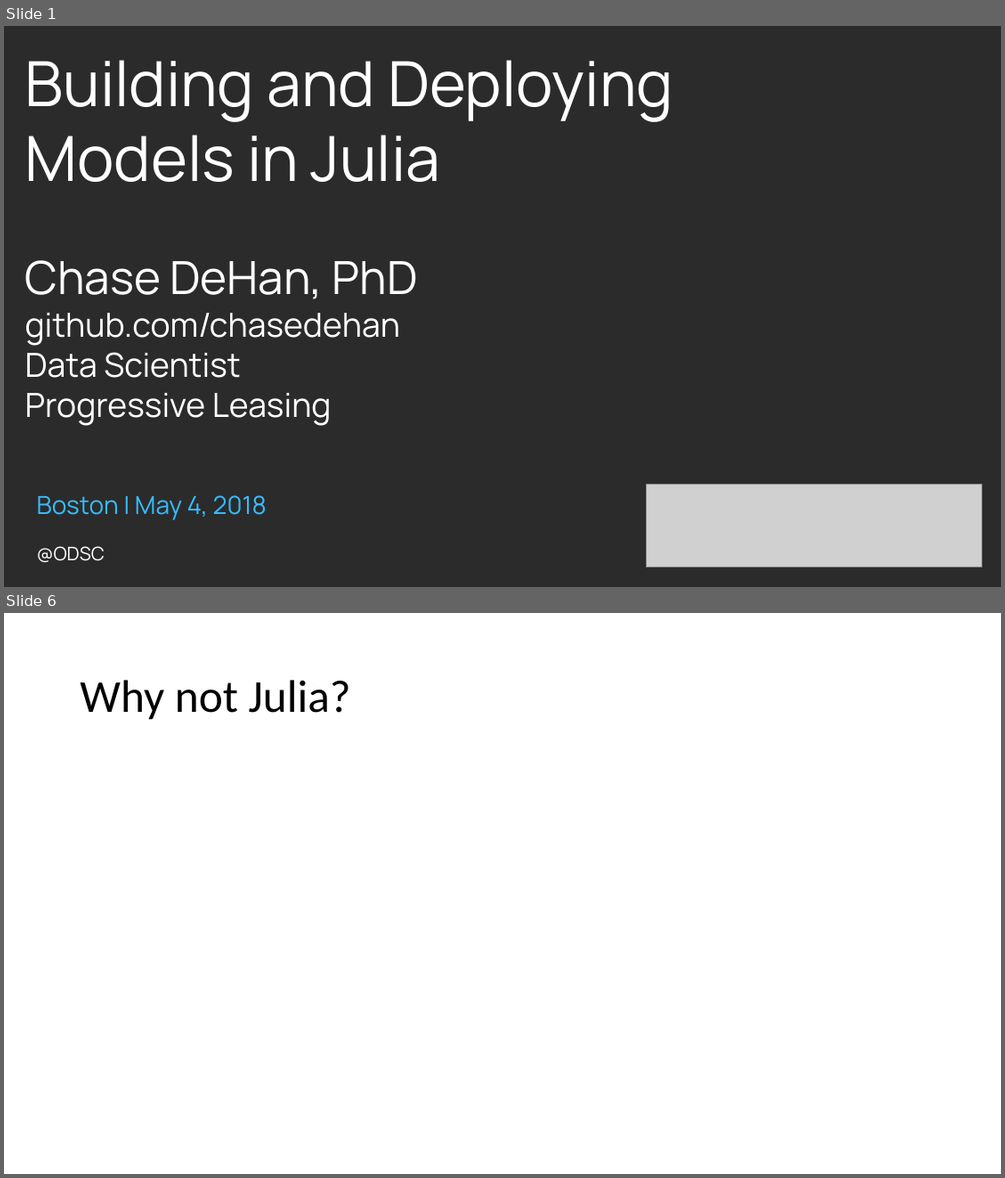
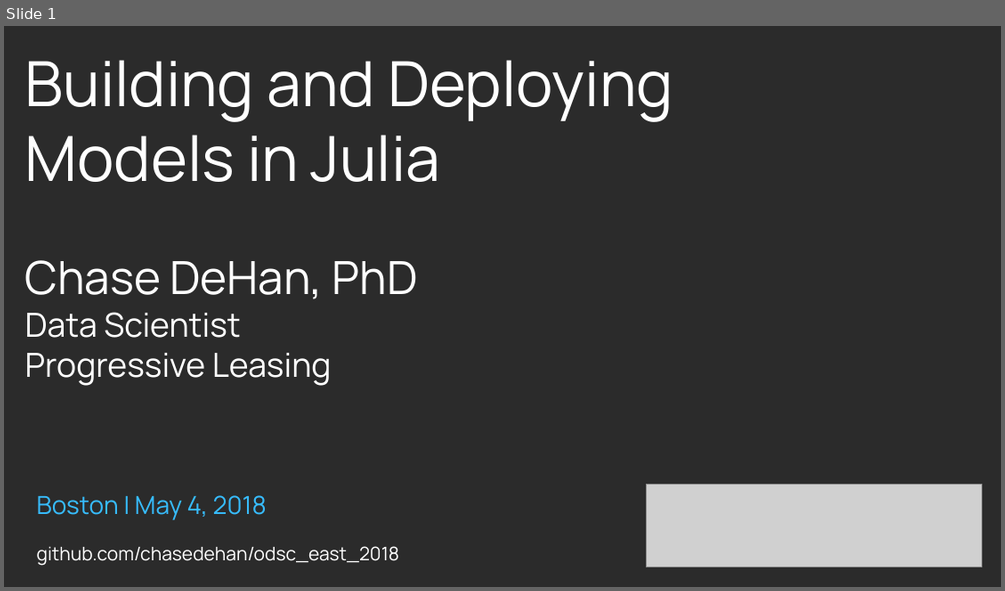
Before and after one commit to chasedehan/odsc_east_2018, a slide deck: Building and Deploying Models in Julia.pptx. Shown one above the other, each under a label of ours: slides 1 and 6 before the commit, slide 1 after it; the slides between them are not shown. The pictures are 1005x1178 and 1005x591 pixels, drawn with LibreOffice and Linux fonts; fonts in the diff are those of the drawing; grey boxes stand for pictures; background and template pictures are left out; a plain dark background stands for a picture behind light text. Boxes give left, top, right and bottom in pixels: in the first picture for what was removed or moved away, otherwise in the second. Text is boxed around its words. In the diff, an @@ line names an element or a change of style, - is before the commit and + after.

```diff
--- a/Building and Deploying Models in Julia.pptx
+++ b/Building and Deploying Models in Julia.pptx
@@ slide 6 removed at [4,613,1001,1174], background #FFFFFF @@
@@ title removed at [80,680,351,720] @@
-Why not Julia?
@@ slide 1 changed as well @@
@@ text at [25,313,400,346]: paragraph removed @@
-github.com/chasedehan
@@ text at [37,546,400,565]: text changed @@
-@ODSC
+github.com/chasedehan/odsc_east_2018
```
Also in this commit, not shown: 7 slides added, 4 other slides removed, 3 other files.
